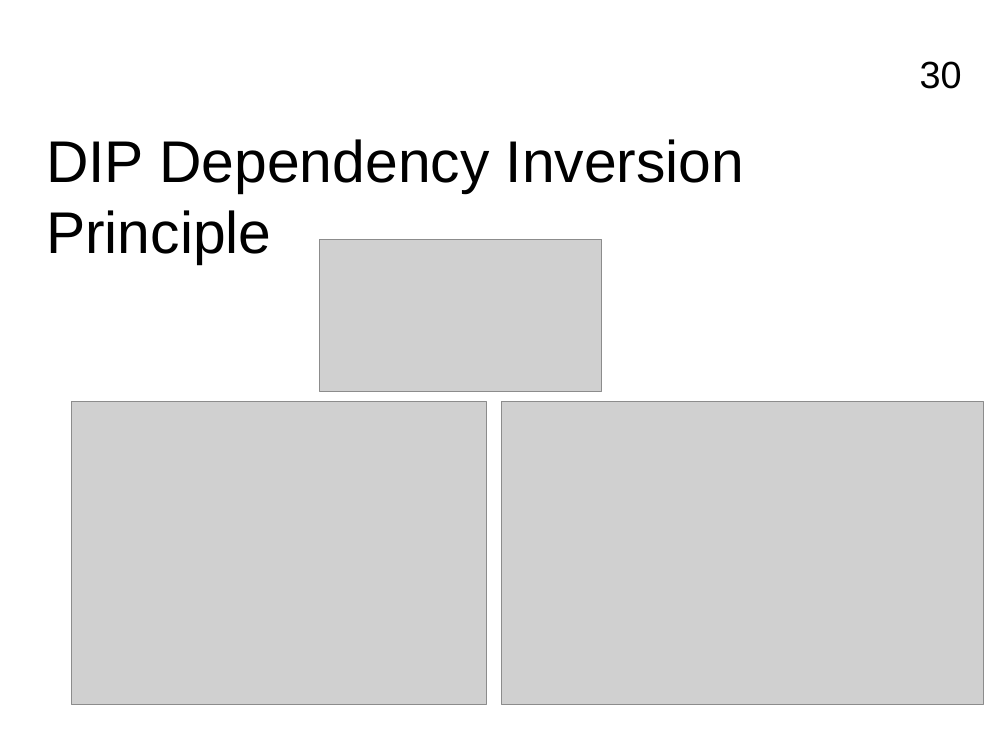
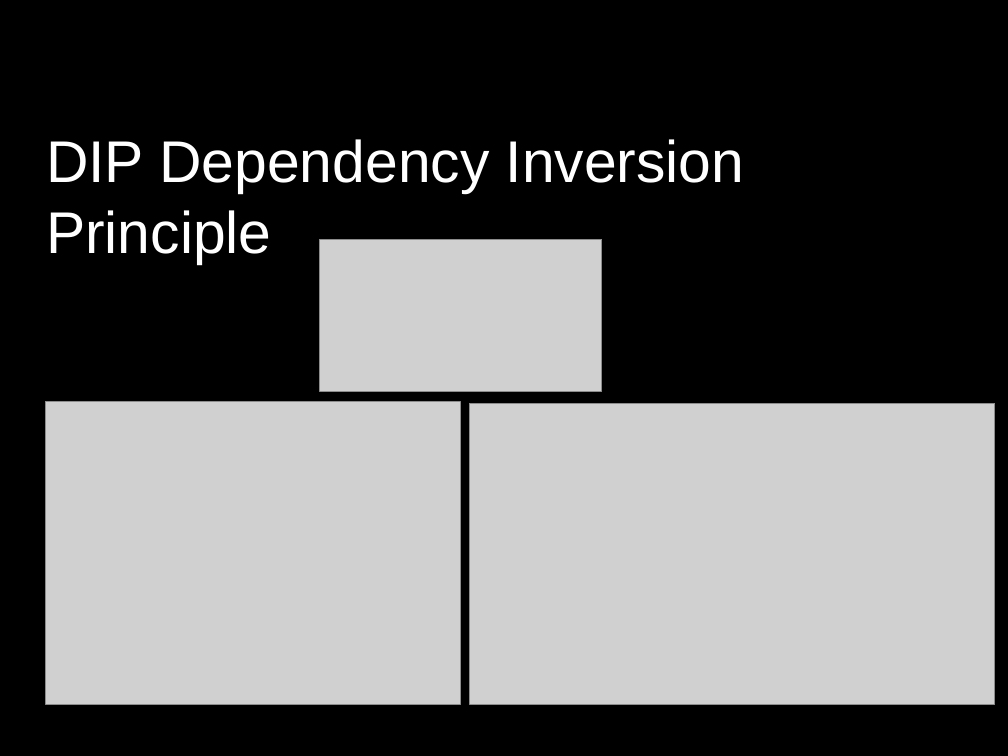
Before and after one commit to FrancoMelandri/SOLID, a slide deck: slide 30 of docs/solid.pptx. Drawn at 1008x756 pixels with LibreOffice and Linux fonts; fonts in the diff are those of the drawing; grey boxes stand for pictures. Boxes give left, top, right and bottom in pixels: in the first picture for what was removed or moved away, otherwise in the second. Text is boxed around its words. In the diff, an @@ line names an element or a change of style, - is before the commit and + after.

```diff
--- a/docs/solid.pptx
+++ b/docs/solid.pptx
@@ background #FFFFFF to #000000 @@
@@ page number removed at bbox=[920, 61, 962, 89] @@
-30
@@ text "DIP Dependency Inversion Principle" at bbox=[46, 139, 744, 264]: text colour #000000 to #FFFFFF @@
@@ picture: place and size @@
-picture at bbox=[72, 402, 487, 705]
+picture at bbox=[45, 402, 461, 705]
@@ picture: place and size @@
-picture at bbox=[501, 402, 983, 705]
+picture at bbox=[470, 403, 995, 705]
```
Also in this commit, not shown: 52 other slides changed.
